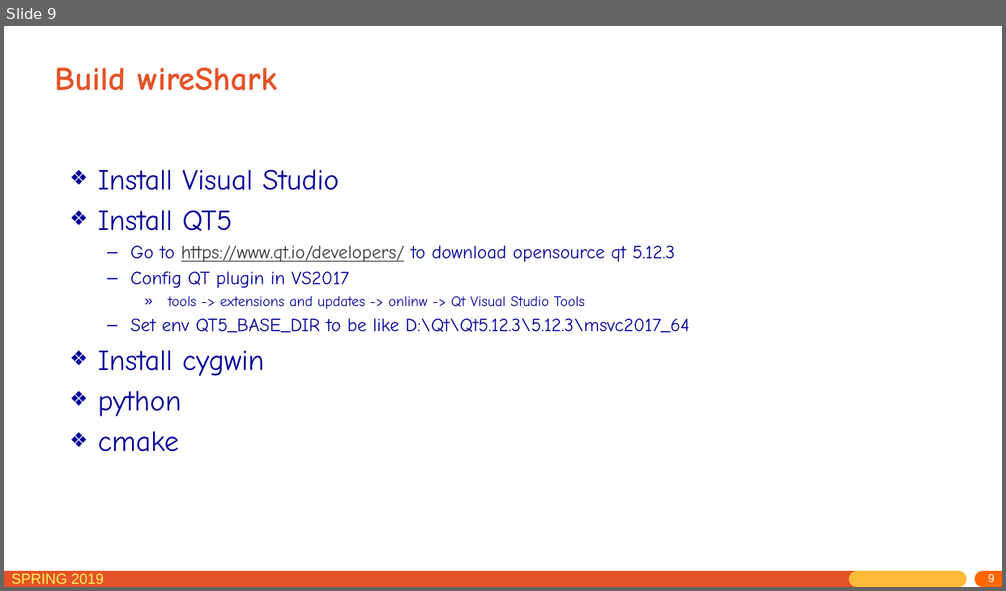
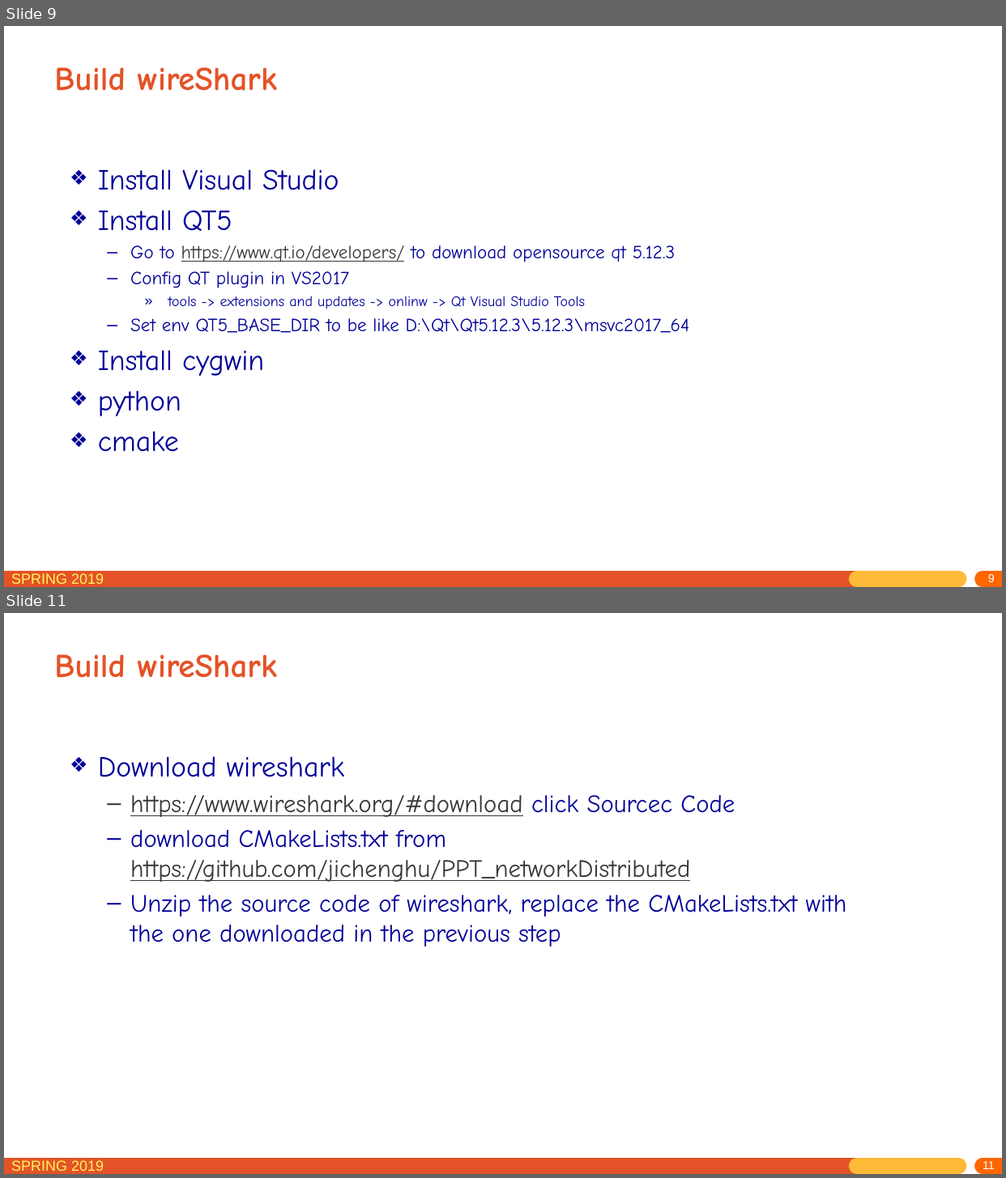
Before and after one commit to jichenghu/PPT_networkDistributed, a slide deck: lab_0.pptx. Shown one above the other, each under a label of ours: slide 9 before the commit, slides 9 and 11 after it; the slides between them are not shown. The pictures are 1006x591 and 1006x1178 pixels, drawn with LibreOffice and Linux fonts; fonts in the diff are those of the drawing. Boxes give left, top, right and bottom in pixels: in the first picture for what was removed or moved away, otherwise in the second. Text is boxed around its words. In the diff, an @@ line names an element or a change of style, - is before the commit and + after.

```diff
--- a/lab_0.pptx
+++ b/lab_0.pptx
@@ slide 11 added at (4, 613, 1002, 1174), background #FFFFFF; not listed: 5 template elements that a slide beside it also shows @@
@@ title added at (54, 654, 277, 678), 32 pt, text #E45327, bold @@
+Build wireShark
@@ text added at (98, 756, 847, 947), 24 pt, text #000099 @@
+❖ Download wireshark
+  – https://www.wireshark.org/#download click Sourcec Code
+  – download CMakeLists.txt from https://github.com/jichenghu/PPT_networkDistributed
+  – Unzip the source code of wireshark, replace the CMakeLists.txt with the one downloaded in the previous step
```
Also in this commit, not shown: 1 slide changed, 3 other slides added.
